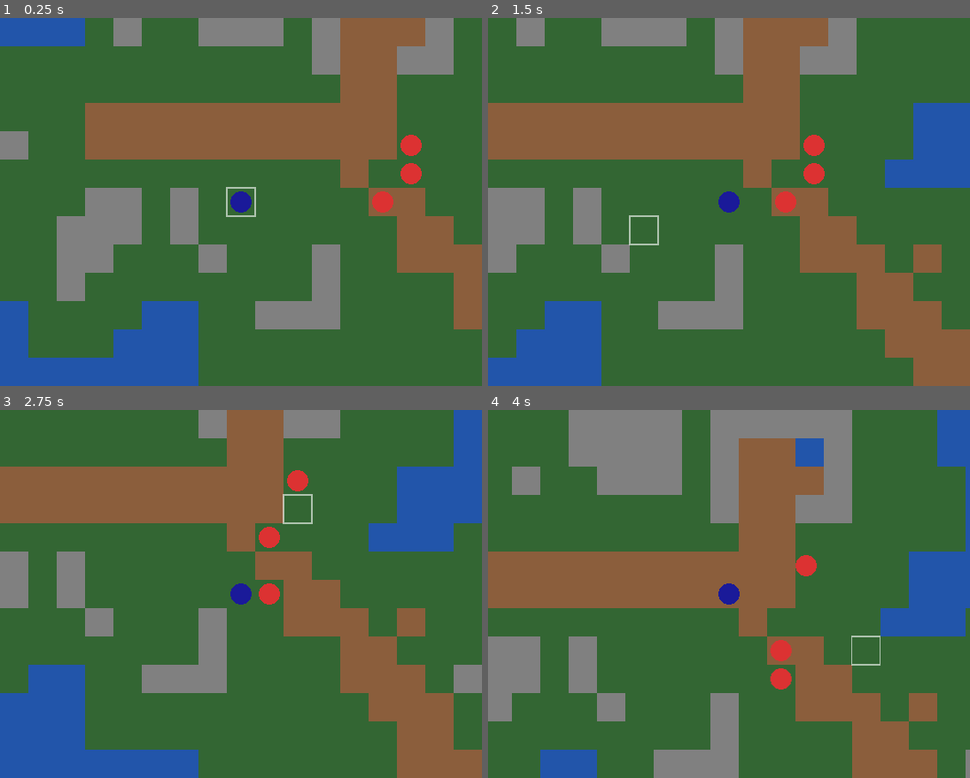
Above: before the commit, frames 1-4 (two rows, left to right).
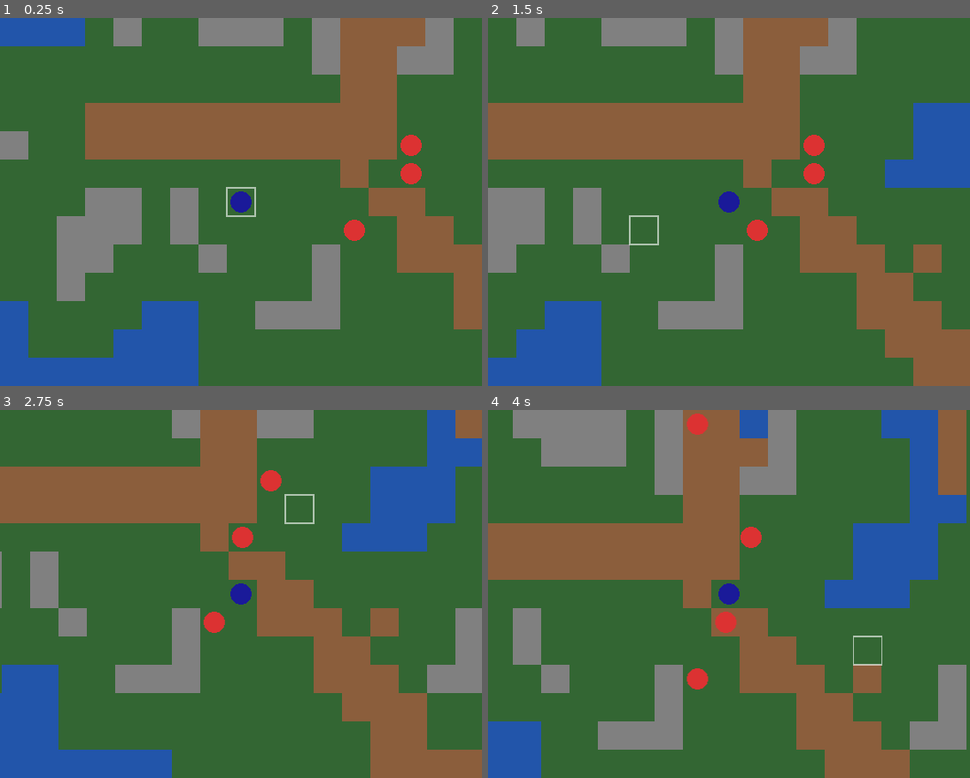
Above: after the commit, the same moments.

Repository: gabrielrheimer/classic-rpg-godot
Game: Godot game, scene res://scenes/game_map.tscn
Two runs of this game, one before a commit and one after it. Both use one fixed random seed, a clock stepped at 60 frames per second and the inputs below.
Inputs (mouse positions are in pixels of both pictures, inside the frame that each line leads up to):
- Up to frame 1 (0.25 s): no input
- Up to frame 2 (1.5 s): tap Enter at 0.5 s; move the mouse to (835, 183) at 0.52 s; hold D (move_right) 0.53-1.28 s; click (835, 183) at 0.67 s; move the mouse to (632, 220) at 1.27 s; hold S (move_down) from 1.28 s (still down)
- Up to frame 3 (2.75 s): move the mouse to (289, 513) at 2.02 s; release S (move_down) at 2.03 s; hold D (move_right) from 2.03 s (still down)
- Up to frame 4 (4 s): move the mouse to (704, 667) at 2.77 s; release D (move_right) at 2.78 s; hold W (move_up) 2.78-3.53 s; click (704, 667) at 2.92 s; move the mouse to (873, 649) at 3.52 s; hold A (move_left) from 3.53 s (still down)

The runs differ from the first frame. In frame 1, 0.4% of the frame differs, in the area x 71-82%, y 47-61%; in frame 2, 0.4%; in frame 3, 25%; in frame 4, 54%, in the area x 0-100%, y 0-100%.

Commit message:
feat: allow checking spawn points as roaming or idle

Diff:
--- a/scenes/game_map.tscn
+++ b/scenes/game_map.tscn
@@ -26,21 +26,23 @@
 texture = ExtResource("4_lp764")
 
 [node name="SpawnPoint" parent="." instance=ExtResource("6_spawnpoint")]
-position = Vector2(480, 320)
+position = Vector2(448, 352)
 enemy_scene = ExtResource("5_enemy")
-call_radius = 5
 
 [node name="SpawnPoint2" parent="." instance=ExtResource("6_spawnpoint")]
 position = Vector2(512, 288)
 enemy_scene = ExtResource("5_enemy")
 group_id = "orc"
-call_radius = 5
 
 [node name="SpawnPoint3" parent="." instance=ExtResource("6_spawnpoint")]
 position = Vector2(512, 256)
 enemy_scene = ExtResource("5_enemy")
 group_id = "orc"
-call_radius = 5
+
+[node name="SpawnPoint4" parent="." instance=ExtResource("6_spawnpoint")]
+position = Vector2(448, 96)
+enemy_scene = ExtResource("5_enemy")
+roams = false
 
 [node name="TileHighlight" type="Node2D" parent="."]
 script = ExtResource("7_highlight")
--- a/scripts/entities/enemy.gd
+++ b/scripts/entities/enemy.gd
@@ -15,6 +15,7 @@
 var home: Vector2i
 var group_id: String = ""
 var call_radius: int = 0
+var roams: bool = true
 
 func _ready() -> void:
 	if behavior == Behavior.AGGRESSIVE:
@@ -26,7 +27,7 @@
 	add_child(timer)
 
 func _on_roam_timer() -> void:
-	if aggroed:
+	if not roams or aggroed:
 		return
 	var game_map = get_parent()
 	if game_map.is_in_combat():
--- a/scripts/world/spawn_point.gd
+++ b/scripts/world/spawn_point.gd
@@ -6,6 +6,7 @@
 @export var elite_chance: float = 0.0
 @export var group_id: String = ""
 @export var call_radius: int = 5
+@export var roams: bool = true
 
 func _ready() -> void:
 	var scene_to_spawn = enemy_scene
@@ -18,6 +19,7 @@
 	enemy.home = enemy.tile_pos
 	enemy.group_id = group_id
 	enemy.call_radius = call_radius
+	enemy.roams = roams
 	enemy.position = position
 	var game_map = get_parent()
 	game_map.add_child.call_deferred(enemy)
Not shown, changed: CHANGELOG.md
